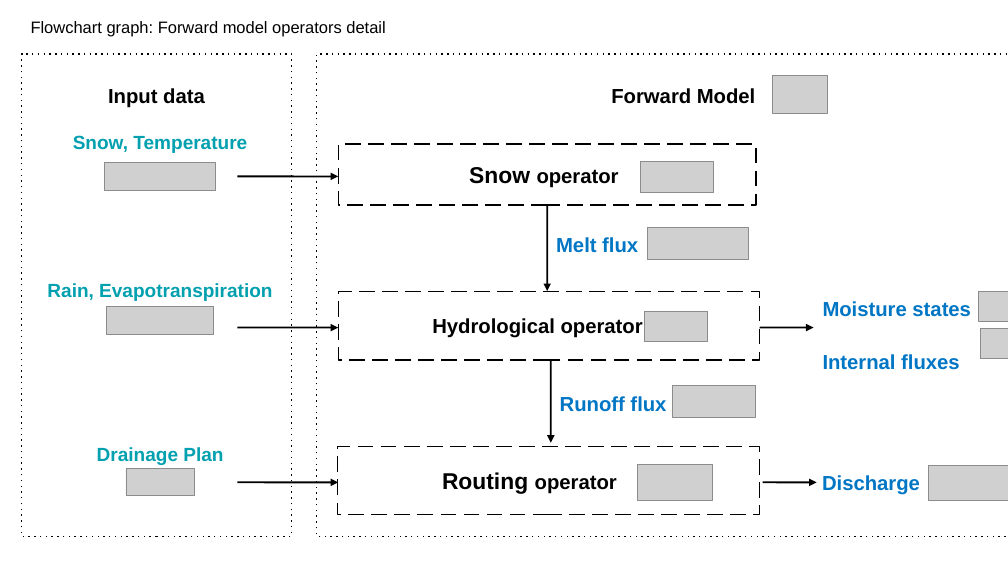
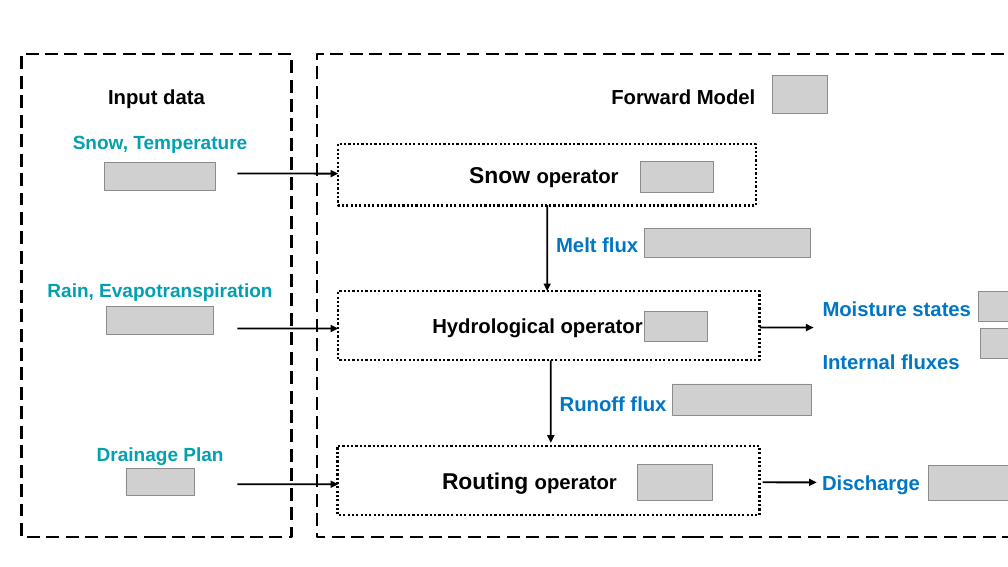
Before and after one commit to DassHydro/smash, a slide deck: slide 4 of doc/source/asset/smash_graphes_structures.odp. Drawn at 1008x567 pixels with LibreOffice and Linux fonts; fonts in the diff are those of the drawing; grey boxes stand for pictures. Boxes give left, top, right and bottom in pixels: in the first picture for what was removed or moved away, otherwise in the second. Text is boxed around its words. In the diff, an @@ line names an element or a change of style, - is before the commit and + after.

```diff
--- a/doc/source/asset/smash_graphes_structures.odp
+++ b/doc/source/asset/smash_graphes_structures.odp
@@ text removed at [31,21,385,37] @@
-Flowchart graph: Forward model operators detail
@@ rectangle "Input data" at [22,54,292,537]: outline #000000 1.13 pt to #000000 1.7 pt @@
@@ rectangle "Forward Model" at [316,54,1008,537]: outline #000000 1.13 pt to #000000 1.7 pt @@
@@ outline #000000 1.13 pt to #000000 1.7 pt dashed in 3 elements at [338,446,760,516], [338,292,760,361], [338,144,756,206] @@
@@ picture: place and size @@
-picture at [649,228,749,259]
+picture at [645,229,810,257]
@@ picture: place and size @@
-picture at [672,386,756,418]
+picture at [673,384,811,416]
```
Also in this commit, not shown: 3 other slides changed, 2 slides added, 32 other files.
